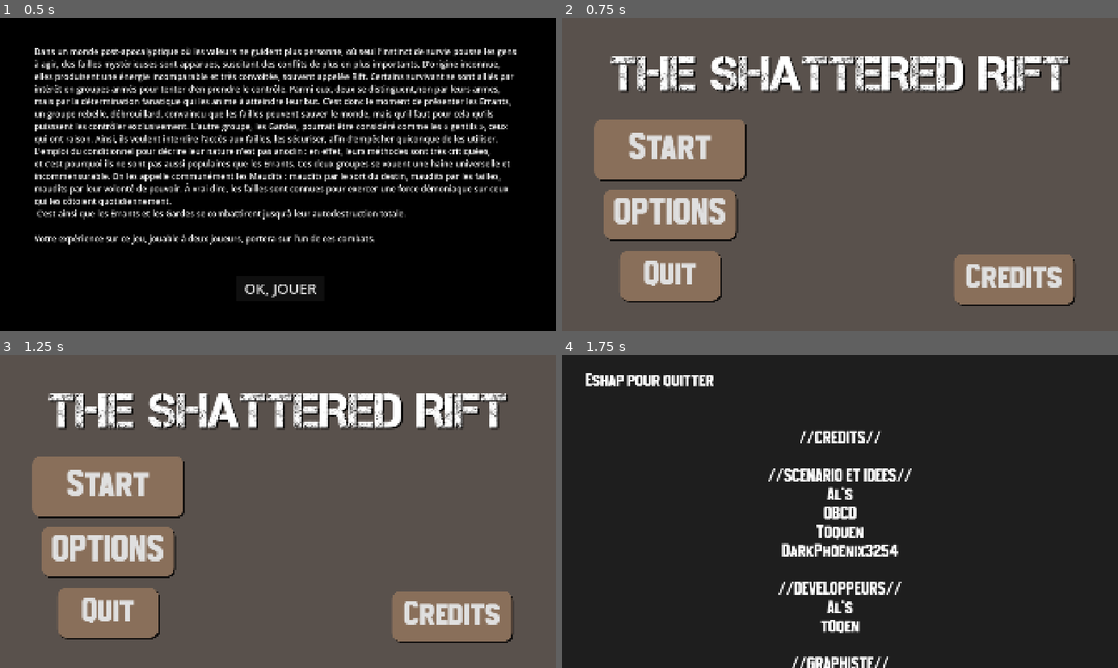
Above: before the commit, frames 1-4 (two rows, left to right).
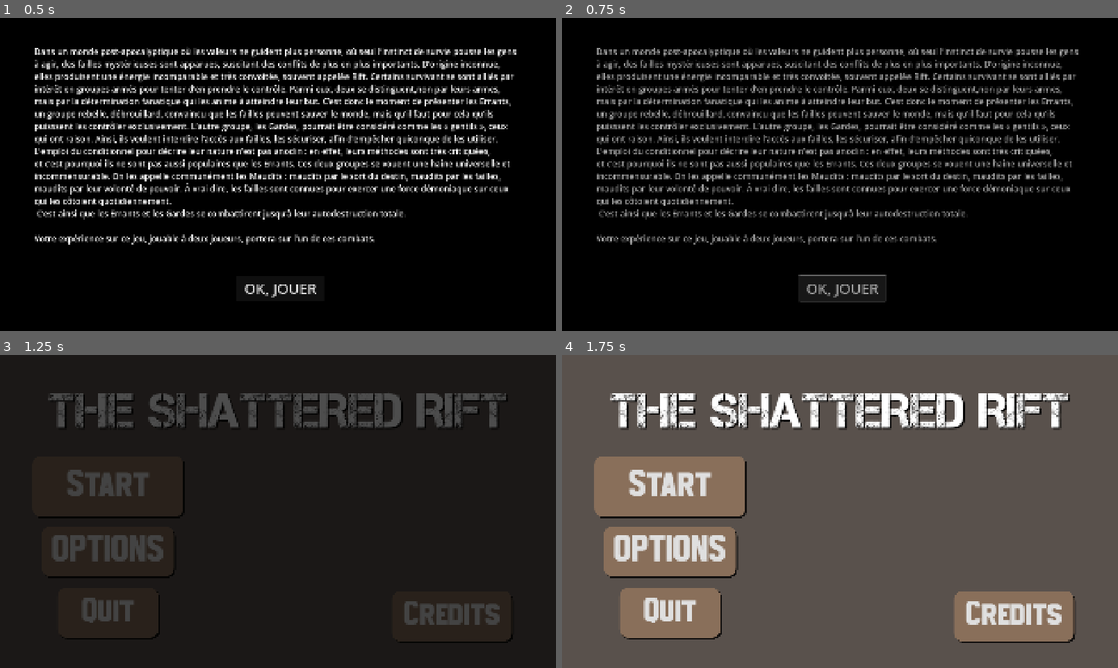
Above: after the commit, the same moments.

Repository: t0qen/baudo-game-jam-autumn
Game: Godot game, scene res://scenes/intro.tscn
Same seed, same stepped clock (60 frames per second), same inputs: the game is played once before the commit and once after it. The engine's default icon, where the game draws it, is replaced by a stand-in: a white triangle on a blue panel in a dark square. Sound files missing from this copy of the repository are replaced by a short silence.
Inputs:
- Up to frame 1 (0.5 s): no input
- Up to frame 2 (0.75 s): click "OK, JOUER" at 0.5 s
- Up to frame 3 (1.25 s): no input
- Up to frame 4 (1.75 s): click "Credits" at 1.25 s

Frame 1 is identical in both runs. In frame 2, 96% of the frame differs, in the area x 0-100%, y 0-100%; in frame 3, 99%; in frame 4, 98%.

Commit message:
transition

Diff:
--- a/project.godot
+++ b/project.godot
@@ -21,6 +21,7 @@
 BiduleManager="*res://scripts/bidule_manager.gd"
 VarBidules="*res://scripts/var_bidules.gd"
 VarEnd="*res://scripts/var_end.gd"
+Transition="*res://scenes/transition.tscn"
 
 [display]
 
@@ -147,6 +148,7 @@
 2d_physics/layer_2="garde"
 2d_physics/layer_3="errant"
 2d_physics/layer_4="projectiles"
+2d_physics/layer_5="killzone"
 
 [rendering]
 
--- a/scenes/errants.tscn
+++ b/scenes/errants.tscn
@@ -4,4 +4,4 @@
 
 [node name="errants" instance=ExtResource("1_qhai5")]
 collision_layer = 4
-collision_mask = 9
+collision_mask = 25
--- a/scenes/gardes.tscn
+++ b/scenes/gardes.tscn
@@ -4,7 +4,7 @@
 
 [node name="gardes" instance=ExtResource("1_nbgwk")]
 collision_layer = 2
-collision_mask = 9
+collision_mask = 25
 
 [node name="Label" parent="ui" index="1"]
 text = "GARDE"
@@ -14,5 +14,5 @@
 color = Color(1, 1, 1, 0.36862746)
 polygon = PackedVector2Array(-326, -24, -327, -23, -328, -22, -329, -21, -330, -20, -331, -18, -332, -15, -332, -13, -332, -11, -332, -9, -332, -6, -331, -3, -329, 0, -327, 2, -326, 3, -935, 222, -935, -296)
 
-[node name="pivot2" parent="." index="6"]
+[node name="pivot2" parent="." index="7"]
 rotation = 0.010338243
--- a/scenes/main.tscn
+++ b/scenes/main.tscn
@@ -37,6 +37,18 @@
 shadow_color = Color(0, 0, 0, 0.76862746)
 shadow_offset = Vector2(10, 10)
 
+[sub_resource type="RectangleShape2D" id="RectangleShape2D_85g3d"]
+size = Vector2(701.5, 7699)
+
+[sub_resource type="RectangleShape2D" id="RectangleShape2D_choun"]
+size = Vector2(507, 7299.5)
+
+[sub_resource type="RectangleShape2D" id="RectangleShape2D_ya4ey"]
+size = Vector2(19757, 1134)
+
+[sub_resource type="RectangleShape2D" id="RectangleShape2D_eb6dy"]
+size = Vector2(60061.5, 1696)
+
 [node name="main" type="Node2D"]
 script = ExtResource("1_sugp2")
 
@@ -124,6 +136,10 @@
 [node name="Camera2D" type="Camera2D" parent="."]
 position = Vector2(4800, 2700)
 zoom = Vector2(0.2, 0.2)
+limit_left = -7590
+limit_top = -5870
+limit_right = 9590
+limit_bottom = 2445
 script = ExtResource("7_o6xl0")
 
 [node name="Timer" type="Timer" parent="Camera2D"]
@@ -318,9 +334,9 @@
 [node name="pompe" type="Label" parent="CanvasLayer/UI/armes"]
 layout_mode = 0
 offset_left = 50.000126
-offset_top = 59.999634
+offset_top = 624.9996
 offset_right = 2270.0002
-offset_bottom = 1568.9996
+offset_bottom = 810.9996
 theme = ExtResource("7_85g3d")
 text = "POMPE (0)"
 label_settings = SubResource("LabelSettings_choun")
@@ -370,9 +386,9 @@
 [node name="aim" type="Label" parent="CanvasLayer/UI/armes"]
 layout_mode = 0
 offset_left = 60.000126
-offset_top = 619.9999
+offset_top = 419.99988
 offset_right = 2280.0002
-offset_bottom = 994.9999
+offset_bottom = 794.9999
 theme = ExtResource("7_85g3d")
 text = "VISER (zs / WS)
 "
@@ -381,9 +397,9 @@
 [node name="camera" type="Label" parent="CanvasLayer/UI/armes"]
 layout_mode = 0
 offset_left = 50.000126
-offset_top = 429.9999
+offset_top = 239.99962
 offset_right = 2270.0002
-offset_bottom = 804.9999
+offset_bottom = 614.99963
 theme = ExtResource("7_85g3d")
 text = "CAMERA (fleches)
 "
@@ -392,9 +408,9 @@
 [node name="zoom" type="Label" parent="CanvasLayer/UI/armes"]
 layout_mode = 0
 offset_left = 55.000126
-offset_top = 239.99992
+offset_top = 69.99963
 offset_right = 2275.0002
-offset_bottom = 439.99994
+offset_bottom = 269.99963
 theme = ExtResource("7_85g3d")
 text = "ZOOM CAMERA (EA / QE)"
 label_settings = SubResource("LabelSettings_choun")
@@ -458,6 +474,29 @@
 theme = ExtResource("7_85g3d")
 theme_override_font_sizes/font_size = 400
 text = "C'EST BON"
+
+[node name="Limites de la map" type="StaticBody2D" parent="."]
+collision_mask = 8
+
+[node name="gauche" type="CollisionShape2D" parent="Limites de la map"]
+position = Vector2(-7236, -2159)
+shape = SubResource("RectangleShape2D_85g3d")
+
+[node name="droite" type="CollisionShape2D" parent="Limites de la map"]
+position = Vector2(9353, -2064)
+shape = SubResource("RectangleShape2D_choun")
+
+[node name="Haut" type="CollisionShape2D" parent="Limites de la map"]
+position = Vector2(1090.5, -5338)
+shape = SubResource("RectangleShape2D_ya4ey")
+
+[node name="fin map" type="Area2D" parent="."]
+collision_layer = 16
+collision_mask = 6
+
+[node name="bas" type="CollisionShape2D" parent="fin map"]
+position = Vector2(3775.25, 2246)
+shape = SubResource("RectangleShape2D_eb6dy")
 
 [connection signal="timeout" from="Camera2D/Timer" to="Camera2D" method="_on_timer_timeout"]
 [connection signal="timeout" from="partie" to="." method="_on_partie_timeout"]
@@ -465,3 +504,4 @@
 [connection signal="pressed" from="CanvasLayer/UI/focus" to="." method="_on_focus_pressed"]
 [connection signal="toggled" from="CanvasLayer/UI/aide" to="." method="_on_aide_toggled"]
 [connection signal="pressed" from="CanvasLayer/UI/ColorRect/Button" to="." method="_on_button_pressed"]
+[connection signal="body_entered" from="fin map" to="." method="_on_fin_map_body_entered"]
--- a/scenes/main_menu.tscn
+++ b/scenes/main_menu.tscn
@@ -540,6 +540,7 @@
 text = "Commencer"
 
 [node name="PopUpOptions" type="Panel" parent="."]
+visible = false
 anchors_preset = 8
 anchor_left = 0.5
 anchor_top = 0.5
--- a/scenes/projectiles/grenade.tscn
+++ b/scenes/projectiles/grenade.tscn
@@ -14,10 +14,10 @@
 size = Vector2(27, 30)
 
 [node name="Grenade" type="RigidBody2D"]
-collision_layer = 8
-collision_mask = 7
+collision_mask = 23
 mass = 0.1
 script = ExtResource("1_1mnvm")
+damage = 25
 
 [node name="ground_detection" type="Area2D" parent="."]
 collision_layer = 8
--- a/scenes/projectiles/rocket.tscn
+++ b/scenes/projectiles/rocket.tscn
@@ -20,12 +20,12 @@
 
 [node name="Rocket" type="RigidBody2D"]
 collision_layer = 8
-collision_mask = 7
+collision_mask = 23
 mass = 0.1
 gravity_scale = 0.2
 script = ExtResource("1_l0y3s")
-maxdamage = 75
-mindamage = 25
+maxdamage = 50
+mindamage = 15
 
 [node name="CollisionShape2D" type="CollisionShape2D" parent="."]
 position = Vector2(-3.7289283e-09, 4.7683716e-07)
@@ -35,7 +35,7 @@
 
 [node name="DetectionMinDegat" type="Area2D" parent="."]
 collision_layer = 8
-collision_mask = 3
+collision_mask = 6
 
 [node name="CollisionShape2D" type="CollisionShape2D" parent="DetectionMinDegat"]
 rotation = -1.5707964
--- a/scenes/temps_ecoule.tscn
+++ b/scenes/temps_ecoule.tscn
@@ -33,7 +33,7 @@
 offset_bottom = 96.0
 grow_horizontal = 2
 grow_vertical = 2
-text = "TEMPS ECOULE !"
+text = "TEMPS ÉCOULÉ !"
 label_settings = SubResource("LabelSettings_akbt6")
 horizontal_alignment = 1
 
--- /dev/null
+++ b/scenes/transition.tscn
@@ -0,0 +1,72 @@
+[gd_scene load_steps=6 format=3 uid="uid://cr4t62mymhlxr"]
+
+[ext_resource type="Script" uid="uid://b4rwo6t0mgeph" path="res://scripts/transition.gd" id="1_rerct"]
+
+[sub_resource type="Animation" id="Animation_kg4ax"]
+resource_name = "fade_to_black"
+length = 0.5
+tracks/0/type = "value"
+tracks/0/imported = false
+tracks/0/enabled = true
+tracks/0/path = NodePath("ColorRect:self_modulate")
+tracks/0/interp = 1
+tracks/0/loop_wrap = true
+tracks/0/keys = {
+"times": PackedFloat32Array(0, 0.5),
+"transitions": PackedFloat32Array(1, 1),
+"update": 0,
+"values": [Color(1, 1, 1, 0), Color(1, 1, 1, 1)]
+}
+
+[sub_resource type="Animation" id="Animation_rerct"]
+length = 0.001
+tracks/0/type = "value"
+tracks/0/imported = false
+tracks/0/enabled = true
+tracks/0/path = NodePath("ColorRect:self_modulate")
+tracks/0/interp = 1
+tracks/0/loop_wrap = true
+tracks/0/keys = {
+"times": PackedFloat32Array(0),
+"transitions": PackedFloat32Array(1),
+"update": 0,
+"values": [Color(1, 1, 1, 1)]
+}
+
+[sub_resource type="Animation" id="Animation_f0i4t"]
+resource_name = "fade_to_normal"
+length = 0.5
+tracks/0/type = "value"
+tracks/0/imported = false
+tracks/0/enabled = true
+tracks/0/path = NodePath("ColorRect:self_modulate")
+tracks/0/interp = 1
+tracks/0/loop_wrap = true
+tracks/0/keys = {
+"times": PackedFloat32Array(0, 0.5),
+"transitions": PackedFloat32Array(1, 1),
+"update": 0,
+"values": [Color(1, 1, 1, 1), Color(1, 1, 1, 0)]
+}
+
+[sub_resource type="AnimationLibrary" id="AnimationLibrary_f0i4t"]
+_data = {
+&"RESET": SubResource("Animation_rerct"),
+&"fade_to_black": SubResource("Animation_kg4ax"),
+&"fade_to_normal": SubResource("Animation_f0i4t")
+}
+
+[node name="Transition" type="CanvasLayer"]
+script = ExtResource("1_rerct")
+
+[node name="ColorRect" type="ColorRect" parent="."]
+offset_left = -49.0
+offset_top = -36.0
+offset_right = 1974.0
+offset_bottom = 1108.0
+color = Color(0, 0, 0, 1)
+
+[node name="AnimationPlayer" type="AnimationPlayer" parent="."]
+libraries = {
+&"": SubResource("AnimationLibrary_f0i4t")
+}
--- a/scripts/camera_2d.gd
+++ b/scripts/camera_2d.gd
@@ -29,7 +29,8 @@
 	else:
 		if !timer.time_left > 0:
 			timer.start()
-	if	can_focus:
+	if can_focus:
+
 		global_position = BiduleManager.get_mob_position()
 
 	if Input.is_action_pressed("camera_zoom_up"):
--- a/scripts/crédits.gd
+++ b/scripts/crédits.gd
@@ -9,4 +9,6 @@
 # Called every frame. 'delta' is the elapsed time since the previous frame.
 func _process(delta: float) -> void:
 	if Input.is_action_just_pressed("sortir"):
+		Transition.transition()
+		await Transition.on_transition_finished
 		get_tree().change_scene_to_file("res://scenes/main_menu.tscn")
--- a/scripts/equipe_qui_gagne.gd
+++ b/scripts/equipe_qui_gagne.gd
@@ -1,6 +1,4 @@
 extends Node2D
-
-
 
 # Called when the node enters the scene tree for the first time.
 func _ready() -> void:
@@ -20,8 +18,10 @@
 
 # Called every frame. 'delta' is the elapsed time since the previous frame.
 func _process(delta: float) -> void:
-	get_tree().change_scene_to_file("res://scenes/main_menu.tscn")
+	pass
 
 
 func _on_menu_pressed() -> void:
-	pass # Replace with function body.
+	Transition.transition()
+	await Transition.on_transition_finished
+	get_tree().change_scene_to_file("res://scenes/main_menu.tscn")
--- a/scripts/grenade.gd
+++ b/scripts/grenade.gd
@@ -46,7 +46,7 @@
 
 
 func _on_explosion_patate_et_grenade_finished() -> void:
-	await get_tree().create_timer(3).timeout
+	await get_tree().create_timer(2).timeout
 	VarEnd.can_end = true
 	VarEnd.a_tire = false
 
--- a/scripts/intro.gd
+++ b/scripts/intro.gd
@@ -12,4 +12,6 @@
 
 
 func _on_button_pressed() -> void:
+	Transition.transition()
+	await Transition.on_transition_finished
 	get_tree().change_scene_to_file("res://scenes/main_menu.tscn")
--- a/scripts/main.gd
+++ b/scripts/main.gd
@@ -273,6 +273,8 @@
 
 	await get_tree().create_timer(3).timeout
 	get_tree().paused = false
+	Transition.transition()
+	await Transition.on_transition_finished
 	get_tree().change_scene_to_file("res://scenes/temps_ecoule.tscn")
 
 
@@ -284,3 +286,7 @@
 func _on_aide_toggled(toggled_on: bool) -> void:
 	$"CanvasLayer/UI/aide-menu".visible = toggled_on
 	get_tree().paused = toggled_on
+
+
+func _on_fin_map_body_entered(body: Node2D) -> void:
+	body.queue_free()
--- a/scripts/main_menu.gd
+++ b/scripts/main_menu.gd
@@ -27,6 +27,11 @@
 
 # Called when the node enters the scene tree for the first time.
 func _ready() -> void:
+	VarBidules.base_life = 100
+	VarBidules.nbr_errants = 4
+	VarBidules.nbr_gardes = 4
+	VarBidules.duree_partie_sec = 1800
+	VarBidules.duree_tour_sec = 30
 	$PopUpOptions.hide()
 	$PopUp.hide()
 	_create_action_list()
@@ -49,15 +54,30 @@
 	$PopUp.show()
 
 func _on_commencer_pressed() -> void:
-	VarBidules.base_life = $"PopUp/Points de vie Button".get_item_id($"PopUp/Points de vie Button".selected)
-	VarBidules.nbr_errants = $"PopUp/Errants Button".get_item_id($"PopUp/Errants Button".selected)
-	VarBidules.nbr_gardes = $"PopUp/Gardes Button".get_item_id($"PopUp/Gardes Button".selected)
-	VarBidules.duree_partie_sec = $"PopUp/Durée de la partie Button".get_item_id($"PopUp/Durée de la partie Button".selected)
-	VarBidules.duree_tour_sec = $"PopUp/Durée du tour Button".get_item_id($"PopUp/Durée du tour Button".selected)
+	# Points de vie
+	if $"PopUp/Points de vie Button".get_item_id($"PopUp/Points de vie Button".selected) != -1:
+		VarBidules.base_life = $"PopUp/Points de vie Button".get_item_id($"PopUp/Points de vie Button".selected)
+	# Errants
+	if $"PopUp/Errants Button".get_item_id($"PopUp/Errants Button".selected) != -1:
+		VarBidules.nbr_errants = $"PopUp/Errants Button".get_item_id($"PopUp/Errants Button".selected)
+	# Gardes
+	if $"PopUp/Gardes Button".get_item_id($"PopUp/Gardes Button".selected) != -1:
+		VarBidules.nbr_gardes = $"PopUp/Gardes Button".get_item_id($"PopUp/Gardes Button".selected)
+	# Durée de partie
+	if $"PopUp/Durée de la partie Button".get_item_id($"PopUp/Durée de la partie Button".selected) != -1:
+		VarBidules.duree_partie_sec = $"PopUp/Durée de la partie Button".get_item_id($"PopUp/Durée de la partie Button".selected)
+	# Durée de tour
+	if $"PopUp/Durée du tour Button".get_item_id($"PopUp/Durée du tour Button".selected) != -1:
+		VarBidules.duree_tour_sec = $"PopUp/Durée du tour Button".get_item_id($"PopUp/Durée du tour Button".selected)
+
+	Transition.transition()
+	await Transition.on_transition_finished
 	get_tree().change_scene_to_file("res://scenes/main.tscn")
 
 
 func _on_credits_pressed() -> void:
+	Transition.transition()
+	await Transition.on_transition_finished
 	get_tree().change_scene_to_file("res://scenes/crédits.tscn")
 
 func _create_action_list():
--- a/scripts/temps_ecoule.gd
+++ b/scripts/temps_ecoule.gd
@@ -12,4 +12,6 @@
 
 
 func _on_timer_timeout() -> void:
+	Transition.transition()
+	await Transition.on_transition_finished
 	get_tree().change_scene_to_file("res://scenes/equipe_qui_gagne.tscn")
--- /dev/null
+++ b/scripts/transition.gd
@@ -0,0 +1,23 @@
+extends CanvasLayer
+
+signal on_transition_finished
+
+@onready var color_rect: ColorRect = $ColorRect
+@onready var animation_player: AnimationPlayer = $AnimationPlayer
+
+
+# Called when the node enters the scene tree for the first time.
+func _ready() -> void:
+	color_rect.visible = false
+	animation_player.animation_finished.connect(_on_animation_finished)
+
+func _on_animation_finished(anim_name):
+	if anim_name == "fade_to_black":
+		on_transition_finished.emit()
+		animation_player.play("fade_to_normal")
+	elif anim_name == "fade_to_normal":
+		color_rect.visible = false
+
+func transition():
+	color_rect.visible = true
+	animation_player.play("fade_to_black")
Not shown: 1 places in scenes/main.tscn that only renumber resources
Not shown, added: scripts/transition.gd.uid
